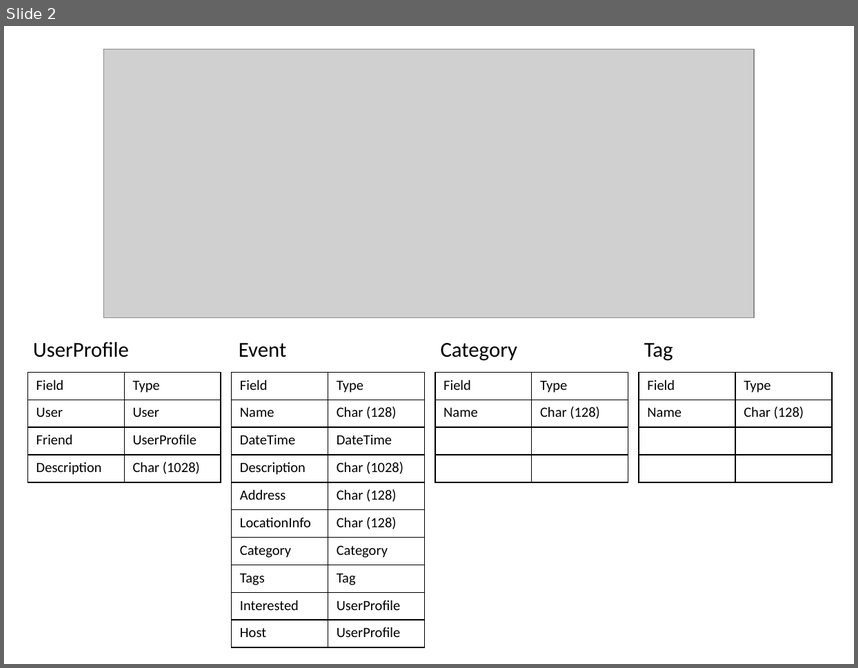
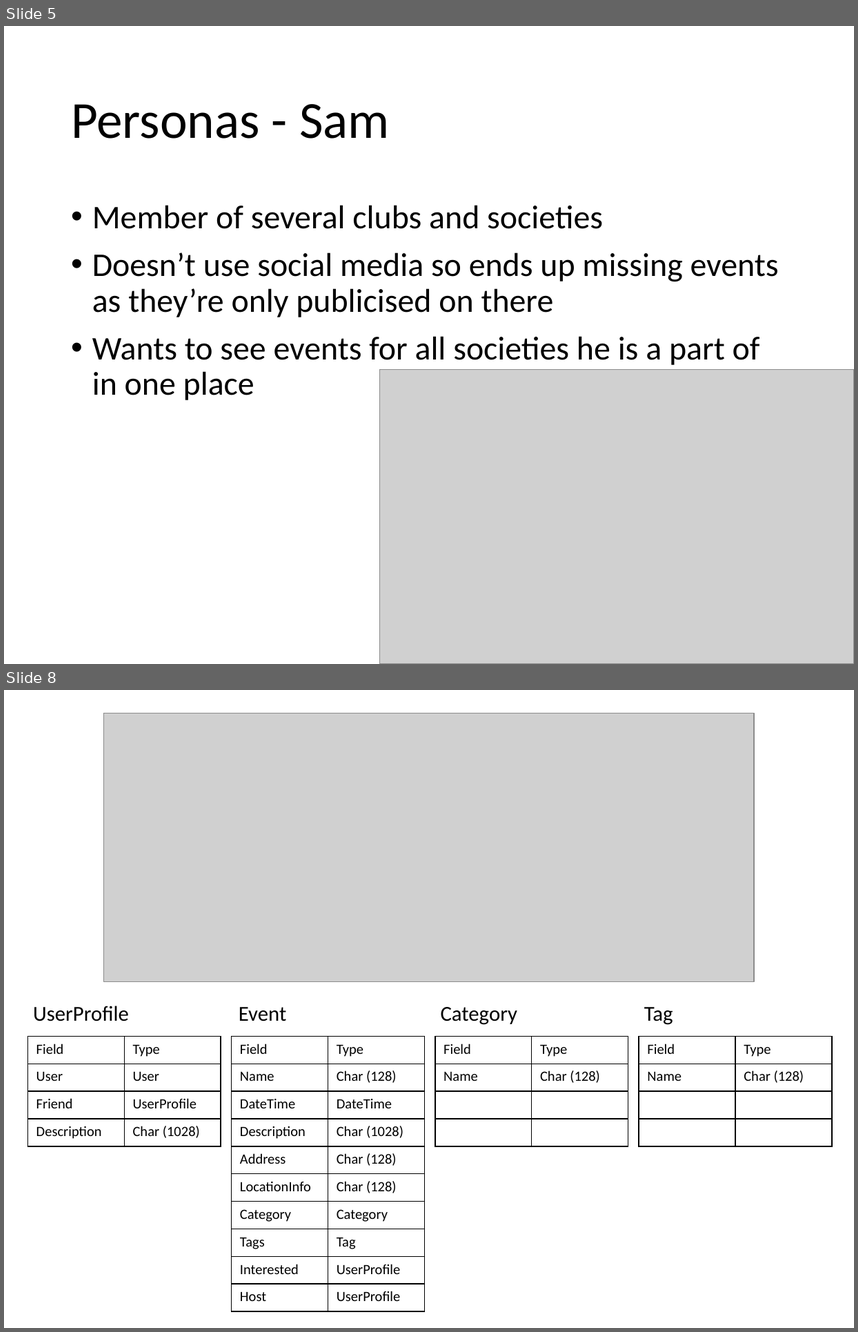
Before and after one commit to Lindronics/wad2_group_project, a slide deck: design_spec/design_specification.pptx. Shown one above the other, each under a label of ours: slide 2 before the commit, slides 5 and 8 after it; the slides between them are not shown. The pictures are 858x668 and 858x1332 pixels, drawn with LibreOffice and Linux fonts; fonts in the diff are those of the drawing; grey boxes stand for pictures. Boxes give left, top, right and bottom in pixels: in the first picture for what was removed or moved away, otherwise in the second. Text is boxed around its words. In the diff, an @@ line names an element or a change of style, - is before the commit and + after.

```diff
--- a/design_spec/design_specification.pptx
+++ b/design_spec/design_specification.pptx
@@ slide 5 added at bbox=[4, 26, 854, 664], background #FFFFFF @@
@@ title added at bbox=[71, 104, 390, 138], 44 pt, text #000000 @@
+Personas - Sam
@@ text added at bbox=[92, 205, 779, 400], 28 pt, text #000000 @@
+• Member of several clubs and societies
+• Doesn’t use social media so ends up missing events as they’re only publicised on there
+• Wants to see events for all societies he is a part of in one place
@@ picture added at bbox=[380, 370, 854, 664] @@
@@ what was slide 2 is now slide 8 @@
```
Also in this commit, not shown: 6 other slides added.
